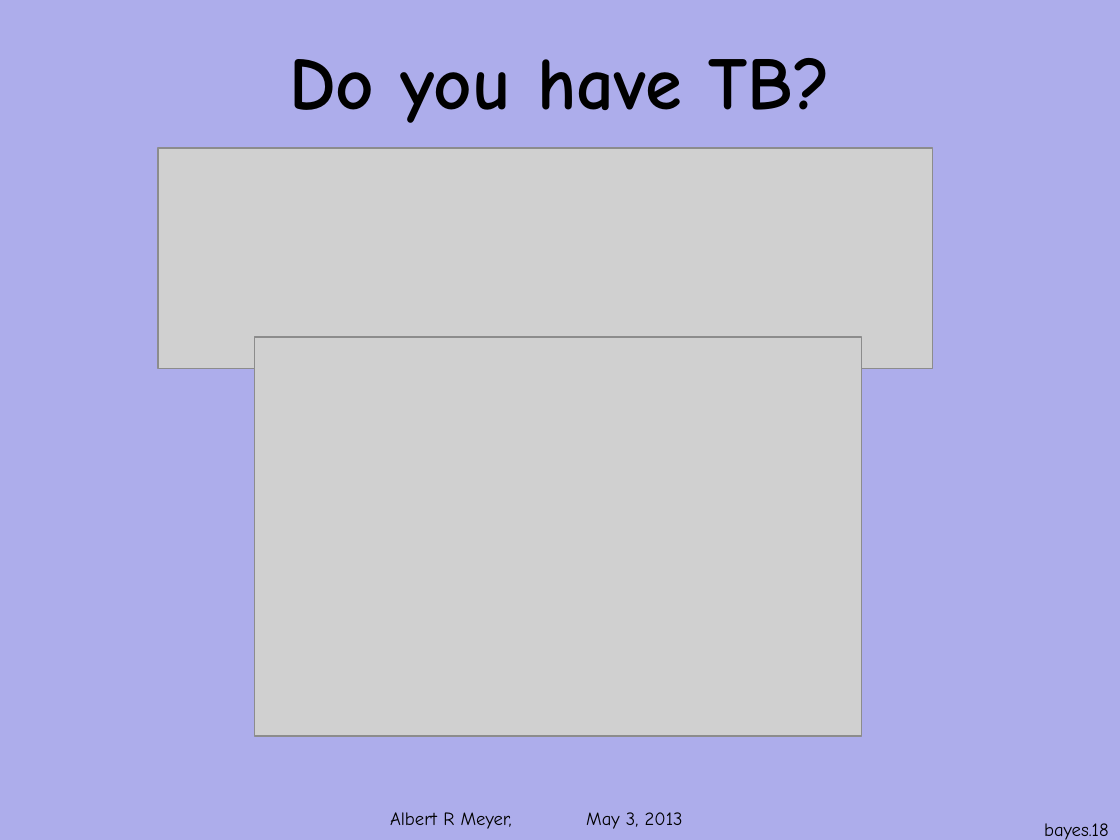
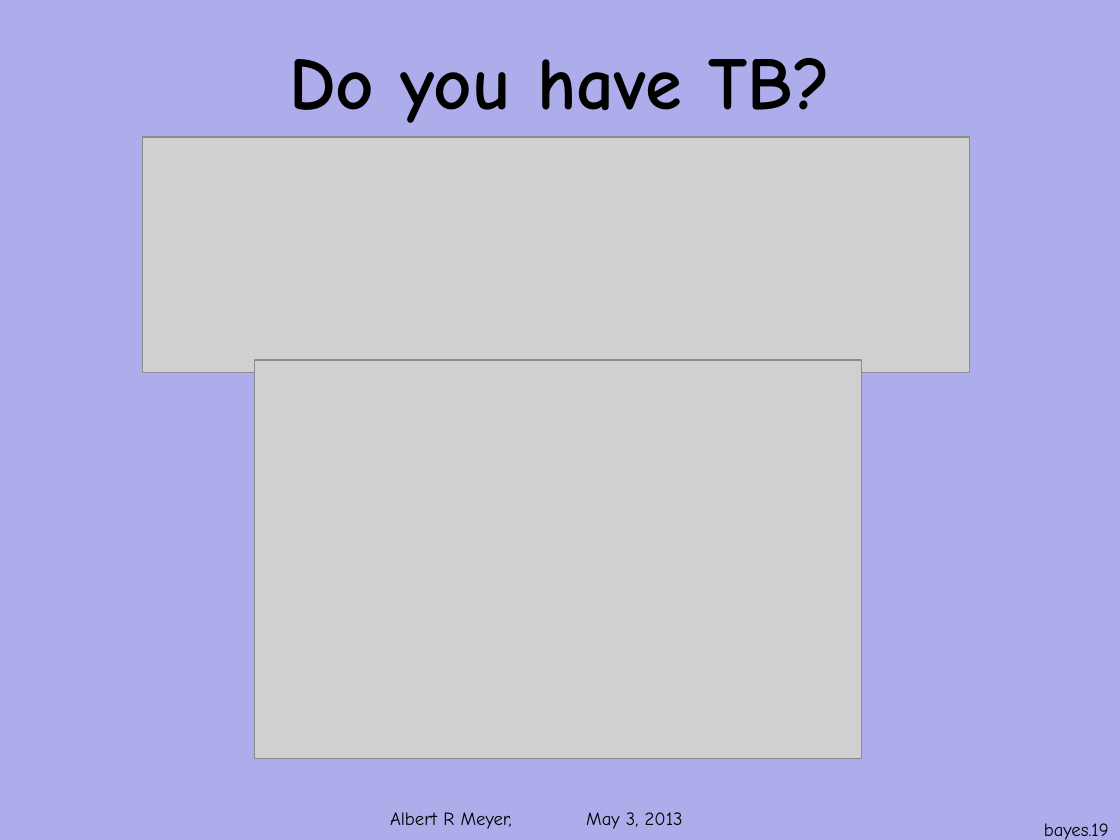
Before and after one commit to armeyer/mcs_web, a slide deck: slide 19 of spring13/slides13/prob-bayes.pptx (slide 18 before the commit). Drawn at 1120x840 pixels with LibreOffice and Linux fonts; fonts in the diff are those of the drawing; grey boxes stand for pictures; background and template pictures are left out. Boxes give left, top, right and bottom in pixels: in the first picture for what was removed or moved away, otherwise in the second. Text is boxed around its words. In the diff, an @@ line names an element or a change of style, - is before the commit and + after.

Commit message:
edit probcond-monty prob-mutual-independence prob-bayes.pptx

```diff
--- a/spring13/slides13/prob-bayes.pptx
+++ b/spring13/slides13/prob-bayes.pptx
@@ picture: place and size @@
-picture at (158,148,932,368)
+picture at (142,137,970,372)
@@ picture: place and size @@
-picture at (255,337,862,736)
+picture at (255,360,862,758)
@@ page number at (1044,823,1109,840): text changed @@
-bayes.18
+bayes.19
```
Also in this commit, not shown: 9 other slides changed, 1 slide added, 2 other files.
